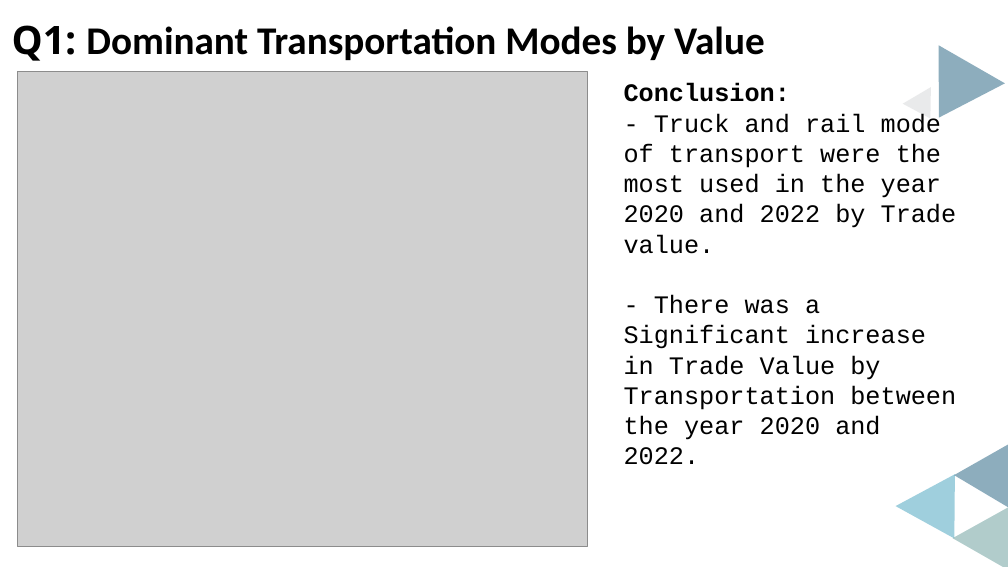
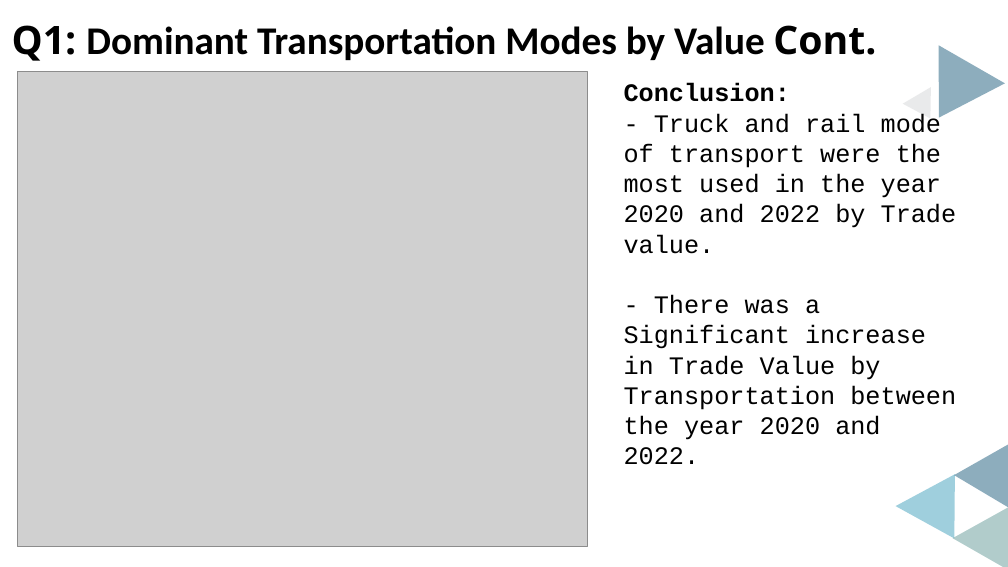
Before and after one commit to llawlaw23/bts-transportation-analysis, a slide deck: slide 3 of BTS_Analysis_Results_Lawrencia_Archer.pptx. Drawn at 1008x567 pixels with LibreOffice and Linux fonts; fonts in the diff are those of the drawing; grey boxes stand for pictures. Boxes give left, top, right and bottom in pixels: in the first picture for what was removed or moved away, otherwise in the second. Text is boxed around its words. In the diff, an @@ line names an element or a change of style, - is before the commit and + after.

```diff
--- a/BTS_Analysis_Results_Lawrencia_Archer.pptx
+++ b/BTS_Analysis_Results_Lawrencia_Archer.pptx
@@ text at (x1=12, y1=25, x2=876, y2=61): text changed @@
-Q1: Dominant Transportation Modes by Value
+Q1: Dominant Transportation Modes by Value Cont.
```
Also in this commit, not shown: 1 other slide changed, 3 slides added.
